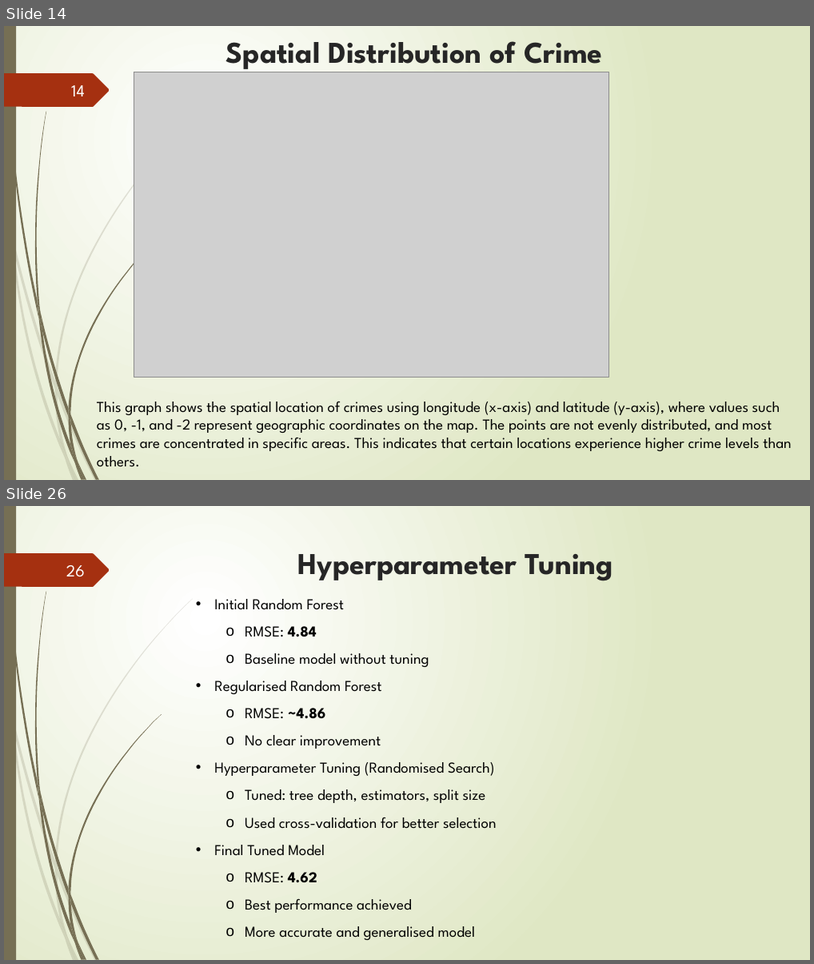
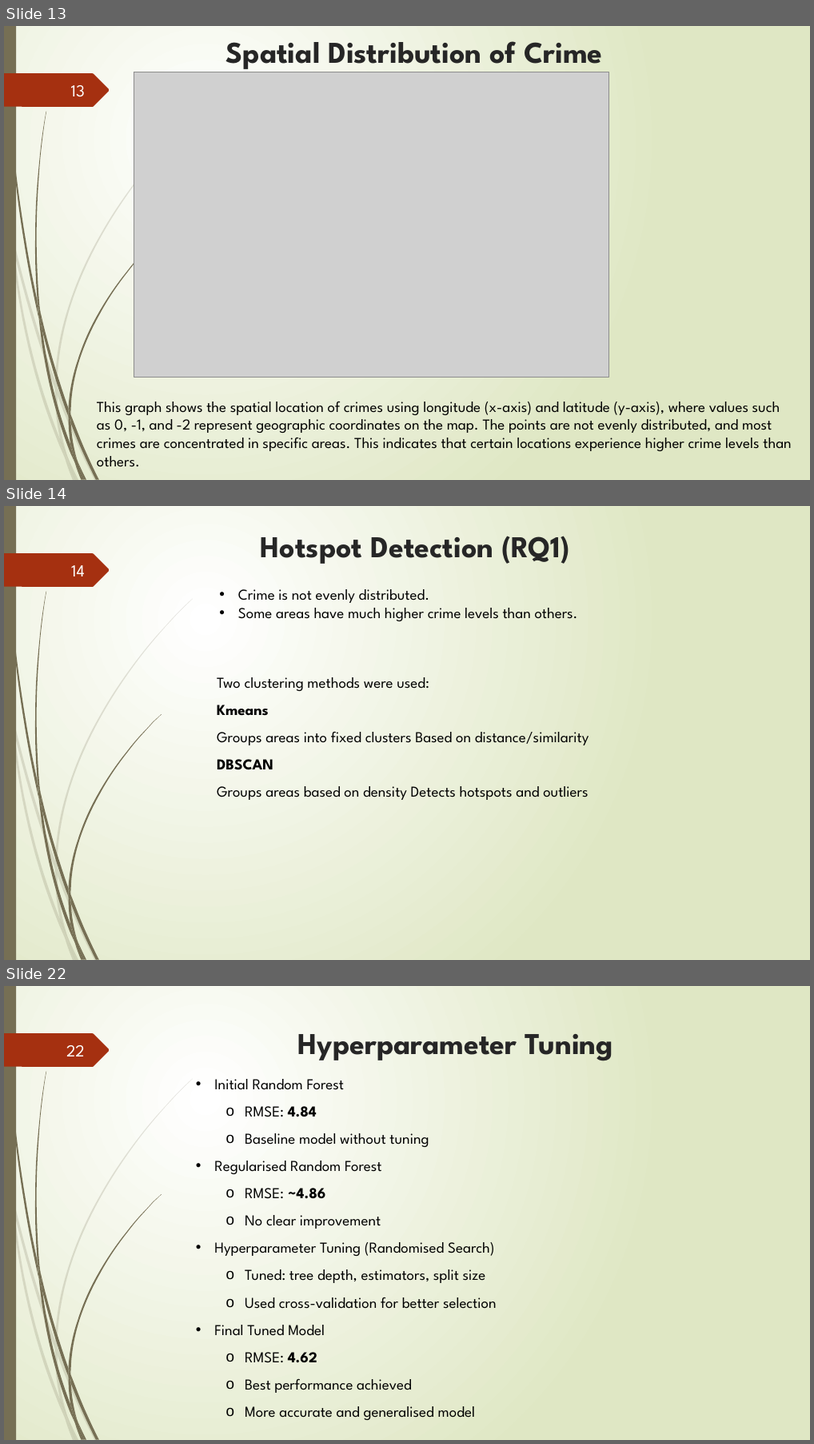
Before and after one commit to ruslan-durrani/herts-ds-project-24079307, a slide deck: Presentation Document ppt.pptx. Shown one above the other, each under a label of ours: slides 14 and 26 before the commit, slides 13, 14 and 22 after it; the slides between them are not shown. The pictures are 814x964 and 814x1444 pixels, drawn with LibreOffice and Linux fonts; fonts in the diff are those of the drawing; grey boxes stand for pictures. Boxes give left, top, right and bottom in pixels: in the first picture for what was removed or moved away, otherwise in the second. Text is boxed around its words. In the diff, an @@ line names an element or a change of style, - is before the commit and + after.

```diff
--- a/Presentation Document ppt.pptx
+++ b/Presentation Document ppt.pptx
@@ slide 14 added at bbox=[4, 506, 810, 960], background gradient #FFFFFF to #DFE8C4; not listed: 24 template elements that a slide beside it also shows @@
@@ title added at bbox=[261, 536, 570, 564], 36 pt, text #262626, bold @@
+Hotspot Detection (RQ1)
@@ page number added at bbox=[71, 565, 85, 576], 20 pt, text #FEFFFF @@
+14
@@ text added at bbox=[238, 589, 578, 621], 18 pt, text #000000 @@
+• Crime is not evenly distributed.
+• Some areas have much higher crime levels than others.
@@ text added at bbox=[217, 677, 590, 800], 18 pt, text #000000 @@
+Two clustering methods were used:
+Kmeans
+Groups areas into fixed clusters Based on distance/similarity
+DBSCAN
+Groups areas based on density Detects hotspots and outliers
@@ what was slide 14 is now slide 13 @@
@@ page number at bbox=[71, 85, 85, 97]: text changed @@
-14
+13
@@ what was slide 26 is now slide 22 @@
@@ page number at bbox=[66, 1045, 85, 1056]: text changed @@
-26
+22
```
Also in this commit, not shown: 13 slides changed, 2 other slides added, 4 slides removed, 1 other file.
